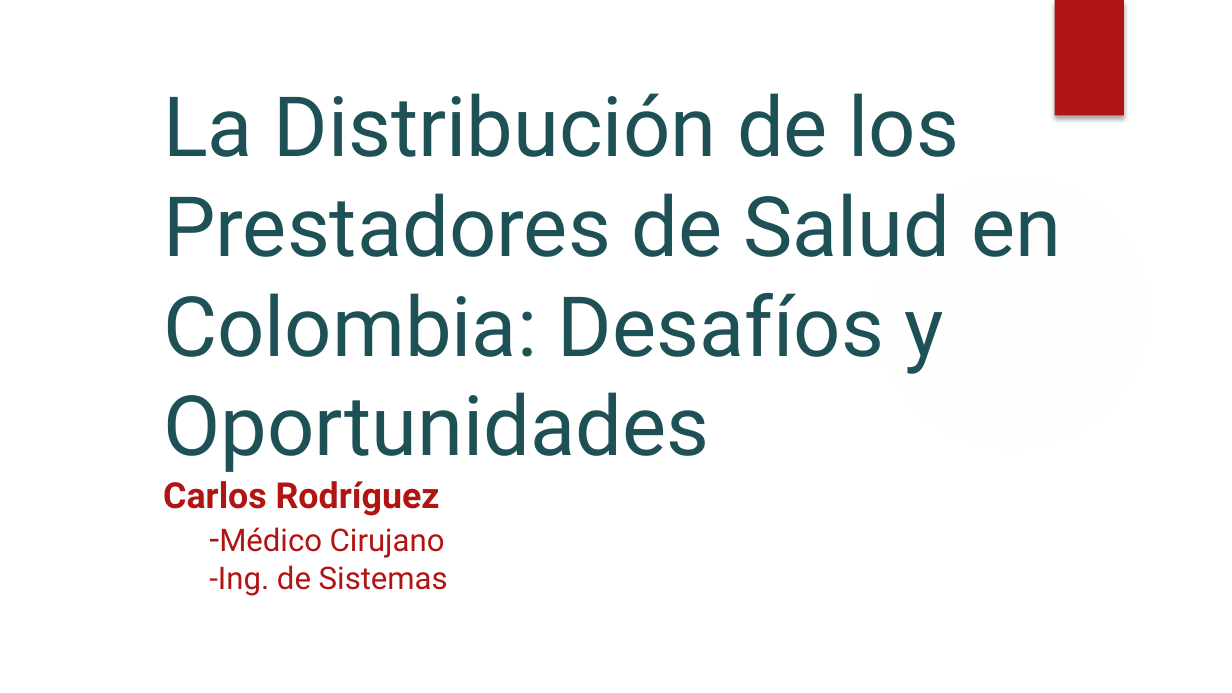
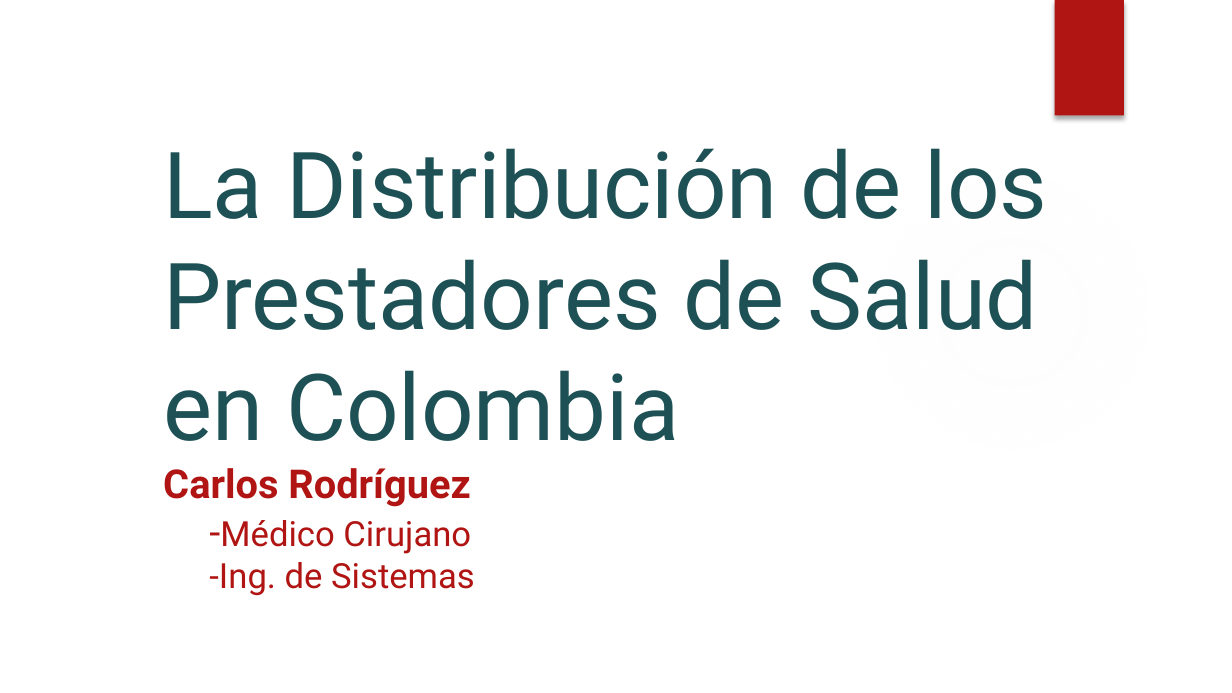
Before and after one commit to mekarlos/prueba, a slide deck: slide 1 of Distribución de los Prestadores de Salud en Colombia.pptx. Drawn at 1232x693 pixels with LibreOffice and Linux fonts; fonts in the diff are those of the drawing; background and template pictures are left out. Boxes give left, top, right and bottom in pixels: in the first picture for what was removed or moved away, otherwise in the second. Text is boxed around its words. In the diff, an @@ line names an element or a change of style, - is before the commit and + after.

```diff
--- a/Distribución de los Prestadores de Salud en Colombia.pptx
+++ b/Distribución de los Prestadores de Salud en Colombia.pptx
@@ title at box(163, 148, 1048, 596): text changed; size 64.8 to 72 pt @@
-La Distribución de los Prestadores de Salud en Colombia: Desafíos y Oportunidades
-Carlos Rodríguez
--Médico Cirujano
--Ing. de Sistemas
+La Distribución de los Prestadores de Salud en Colombia
+Carlos Rodríguez
+-Médico Cirujano
+-Ing. de Sistemas
```
Also in this commit, not shown: 2 other slides changed, 2 other files.
